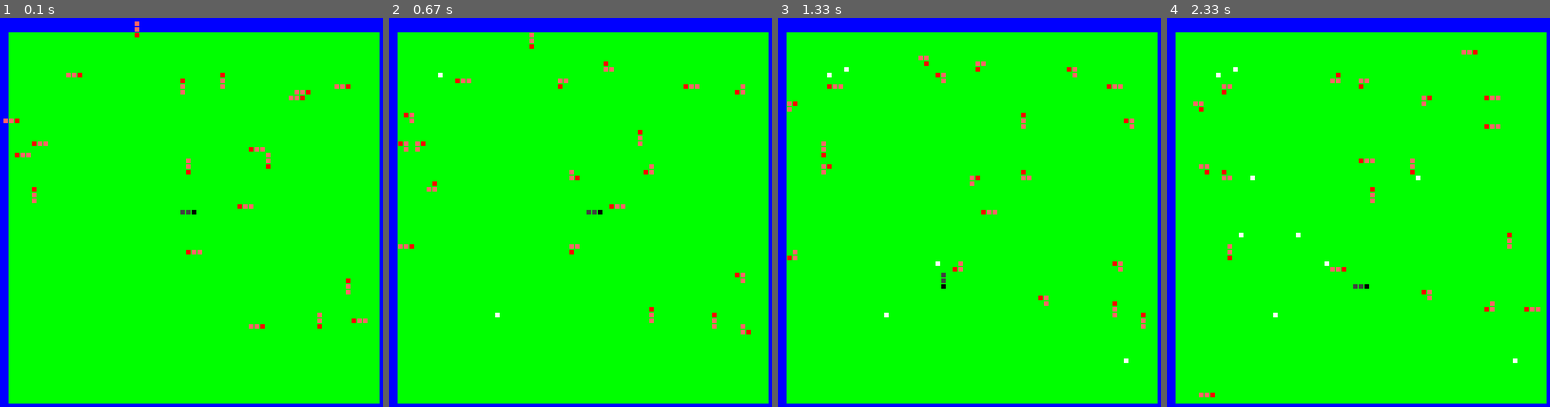
Above: before the commit, frames 1-4 (left to right).
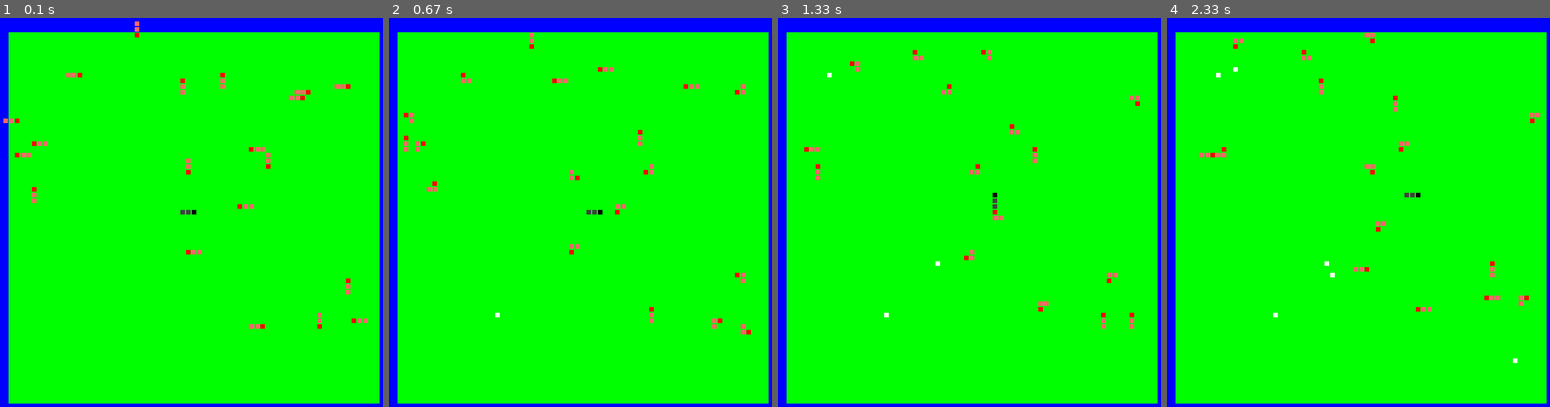
Above: after the commit, the same moments.

Repository: DaPP-P/Genetic-Algorithms---Snakes
Game: pygame game, started from my_game.py
The game is run twice, just before and just after one commit, with the same random seed, the same clock (stepped at 60 frames per second) and the same inputs.
Inputs:
- Up to frame 1 (0.1 s): no input
- Up to frame 2 (0.67 s): hold D from 0.33 s (still down)
- Up to frame 3 (1.33 s): release D at 0.8 s; hold W 0.83-1.3 s
- Up to frame 4 (2.33 s): hold D 1.33-1.8 s

Frame 1 is identical in both runs. In frame 2, 0.2% of the frame differs, in the area x 2-88%, y 11-79%; in frame 3, 1.6%; in frame 4, 1.7%, in the area x 6-98%, y 3-98%.

Commit message:
Added it so random snakes don't respawn

Diff:
--- a/my_game.py
+++ b/my_game.py
@@ -31,7 +31,7 @@
 
 # Timer Setup
 SPAWN_FOOD_EVENT = pg.USEREVENT + 1
-pg.time.set_timer(SPAWN_FOOD_EVENT, 250)  # Set timer for every 1 second
+pg.time.set_timer(SPAWN_FOOD_EVENT, 350)  # Set timer for every 1 second
 time, time_step = 0, 150
 
 # Game loop
@@ -70,11 +70,12 @@
 
         # Check collisions for the controllable snake with all random snakes
         for random_snake in random_snakes:
-            controllable_snake.check_collision(random_snake.segments)
-            random_snake.check_collision(controllable_snake.segments)
-            for other_snake in random_snakes:
-                if other_snake != random_snake:
-                    random_snake.check_collision(other_snake.segments)
+            if not random_snake.is_dead:
+                controllable_snake.check_collision(random_snake.segments)
+                random_snake.check_collision(controllable_snake.segments)
+                for other_snake in random_snakes:
+                    if other_snake != random_snake:
+                        random_snake.check_collision(other_snake.segments)
 
 
         # Check food collisions
--- a/randomSnake.py
+++ b/randomSnake.py
@@ -28,6 +28,9 @@
         self.snake_dir = self.direction_map[self.starterDir]
         self.snake.center = self.get_random_position_in_playable_area()
         self.segments = [self.snake.copy()]
+
+        self.is_dead = False
+
         for _ in range(1, self.length):
             new_segment = self.snake.copy()
             if self.starterDir == 0:  # Right
@@ -49,54 +52,46 @@
                 return pos
 
     def move(self):
-        # Randomly choose a direction to move, ensuring it's not the opposite of current direction
-        opposite_direction = (-self.snake_dir[0], -self.snake_dir[1])
 
-        while True:
-            new_direction = self.direction_map[randrange(0, 4)]
-            if new_direction != opposite_direction:
-                self.snake_dir = new_direction
-                break
+        if not self.is_dead:
+
+            # Randomly choose a direction to move, ensuring it's not the opposite of current direction
+            opposite_direction = (-self.snake_dir[0], -self.snake_dir[1])
+
+            while True:
+                new_direction = self.direction_map[randrange(0, 4)]
+                if new_direction != opposite_direction:
+                    self.snake_dir = new_direction
+                    break
 
         self.snake.move_ip(self.snake_dir)
         self.segments.append(self.snake.copy())
         self.segments = self.segments[-self.length:]
 
     def check_collision(self, other_snake_segments):
-        self_eating = pg.Rect.collidelist(self.snake, self.segments[:-1]) != -1
-        snake_outside = not self.playable_area.contains(self.snake)
-        collision_with_other_snake = pg.Rect.collidelist(self.snake, other_snake_segments) != -1
+        if not self.is_dead:
+
+            self_eating = pg.Rect.collidelist(self.snake, self.segments[:-1]) != -1
+            snake_outside = not self.playable_area.contains(self.snake)
+            collision_with_other_snake = pg.Rect.collidelist(self.snake, other_snake_segments) != -1
 
 
-        if snake_outside or self_eating or collision_with_other_snake:
-            self.snake.center = self.get_random_position_in_playable_area()
-            self.length = 3
-            self.starterDir = randrange(0, 4)  # Randomize direction again on reset
-            self.snake_dir = self.direction_map[self.starterDir]
-            self.segments = [self.snake.copy()]
-            for _ in range(1, self.length):
-                new_segment = self.snake.copy()
-                if self.starterDir == 0:  # Right
-                    new_segment.x -= self.TILE_SIZE * _
-                elif self.starterDir == 1:  # Left
-                    new_segment.x += self.TILE_SIZE * _
-                elif self.starterDir == 2:  # Up
-                    new_segment.y += self.TILE_SIZE * _
-                elif self.starterDir == 3:  # Down
-                    new_segment.y -= self.TILE_SIZE * _
-                self.segments.insert(0, new_segment)
+            if snake_outside or self_eating or collision_with_other_snake:
+                self.is_dead = True
 
 
     def check_food_collision(self, food_items):
-        for food in food_items[:]:
-            if self.snake.colliderect(food):
-                food_items.remove(food)
-                self.length += 1
+        if not self.is_dead:
+            for food in food_items[:]:
+                if self.snake.colliderect(food):
+                    food_items.remove(food)
+                    self.length += 1
 
     def draw(self, screen):
-        pg.draw.rect(screen, 'red', self.segments[-1])  # Draw the head in red
-        for segment in self.segments[:-1]:  # Draw the body segments in a lighter color
-            pg.draw.rect(screen, (255, 102, 102), segment)  # Using a light red for the body
+        if not self.is_dead:
+            pg.draw.rect(screen, 'red', self.segments[-1])  # Draw the head in red
+            for segment in self.segments[:-1]:  # Draw the body segments in a lighter color
+                pg.draw.rect(screen, (255, 102, 102), segment)  # Using a light red for the body
 
 
     def handle_event(self, event):
